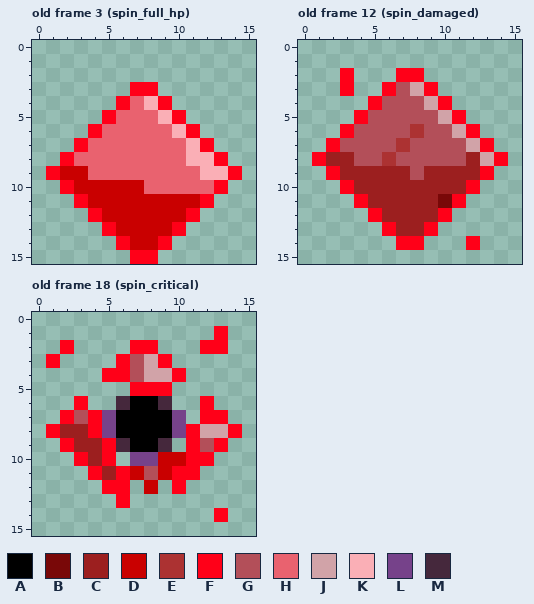
Pixel-art file: assets/sprites/evil_crystal.aseprite. Above: the version before the commit.
16x16 pixels, 24 frames. Shown: old frame 3 (spin_full_hp), old frame 12 (spin_damaged), old frame 18 (spin_critical). The commit also changed other frames, which this record leaves out.
Palette (. is transparent): A #000000  B #790808  C #9c1f1f  D #c90000  E #ac3232  F #ff0018  G #b34f59  H #e9626f  J #d1a3a8  K #faafb6  L #76428a  M #45283c
After:
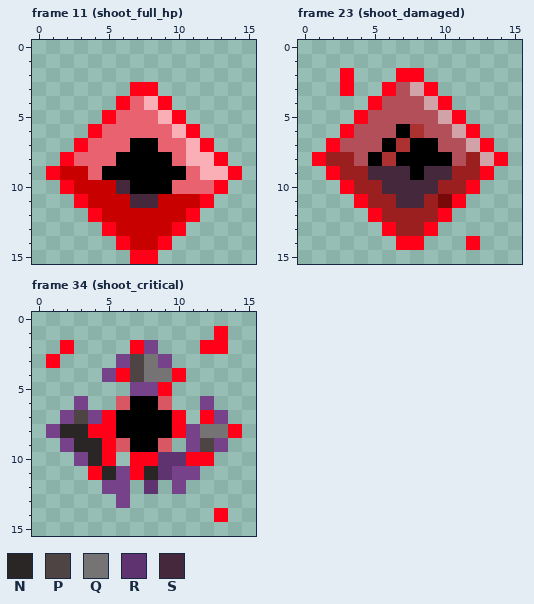
Colours new in this view: N #2b2626  P #4e4444  Q #757373  R #5f3270  S #45283c
A new or re-ordered frame is compared with the old frame closest to it.
The commit says: Added shooting anims to evil crystals
The exact change:
frames 24 -> 40
Colour M changes from #45283c to #d95763.
Frame 11 (shoot_full_hp) is new; against old frame 3 (spin_full_hp), layer "core":
Colour D becomes colour A in row 10 at x 7.
Colour H becomes colour A in row 7 at x 7 to 8; in row 8 at x 6 to 9; in row 9 at x 5 to 10; in row 10 at x 8 to 9.
Colour D becomes colour S in row 10 at x 6; in row 11 at x 7 to 8.
Frame 23 (shoot_damaged) is new; against old frame 12 (spin_damaged), layer "damage":
Colour G becomes colour A in row 6 at x 7; in row 7 at x 6 and 8 to 9; in row 8 at x 5 and 7 to 10; in row 9 at x 8.
Colour C becomes colour S in row 9 at x 5 to 7 and 9 to 10; in row 10 at x 6 to 9; in row 11 at x 7 to 8.
Frame 34 (shoot_critical) is new; against old frame 18 (spin_critical), layers "core", "shadowCore", "backCore":
Colour D becomes colour F in row 11 at x 7.
Colour L becomes colour F in rows 7 to 8 at x 5 and 10; in row 10 at x 7 to 8.
Colour F becomes colour L in row 2 at x 8; in row 3 at x 6 and 9; in row 4 at x 5; in row 5 at x 7 to 8; in row 6 at x 3 and 12; in row 7 at x 2, 4 and 13.
Colour F becomes colour L in row 8 at x 1 and 11; in row 9 at x 2, 11 and 13; in row 10 at x 3; in row 11 at x 6 and 10 to 11; in row 12 at x 5 to 6 and 10; in row 13 at x 6.
Colour C becomes colour N in row 8 at x 2 to 3; in row 9 at x 3 to 4; in row 10 at x 4; in row 11 at x 5.
Colour G becomes colour N in row 11 at x 8.
Colour G becomes colour P in rows 3 to 4 at x 7; in row 7 at x 3; in row 9 at x 12.
Colour J becomes colour Q in row 3 at x 8; in row 4 at x 8 to 9; in row 8 at x 12 to 13.
Colour D becomes colour R in row 10 at x 9 to 10; in row 11 at x 9; in row 12 at x 8.
